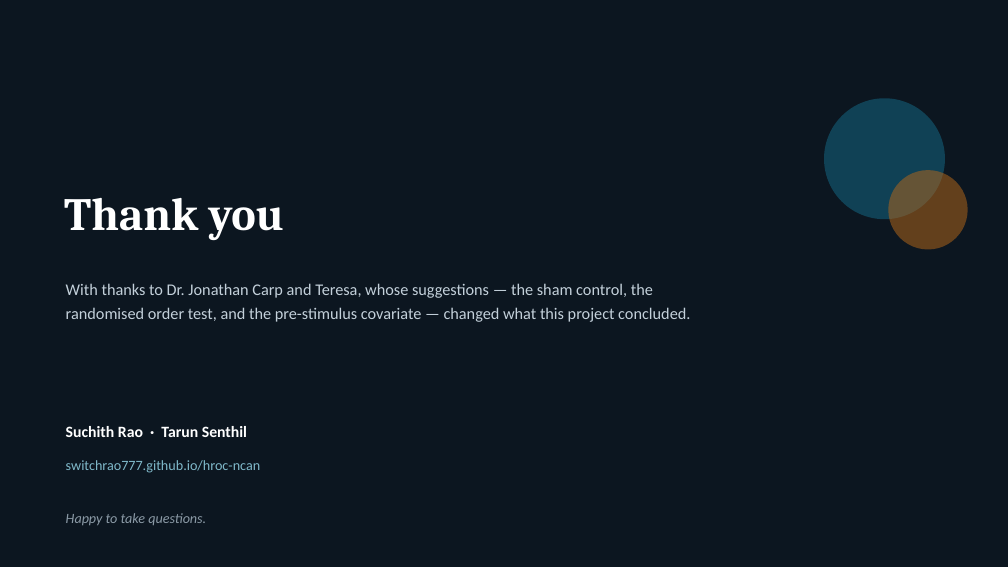
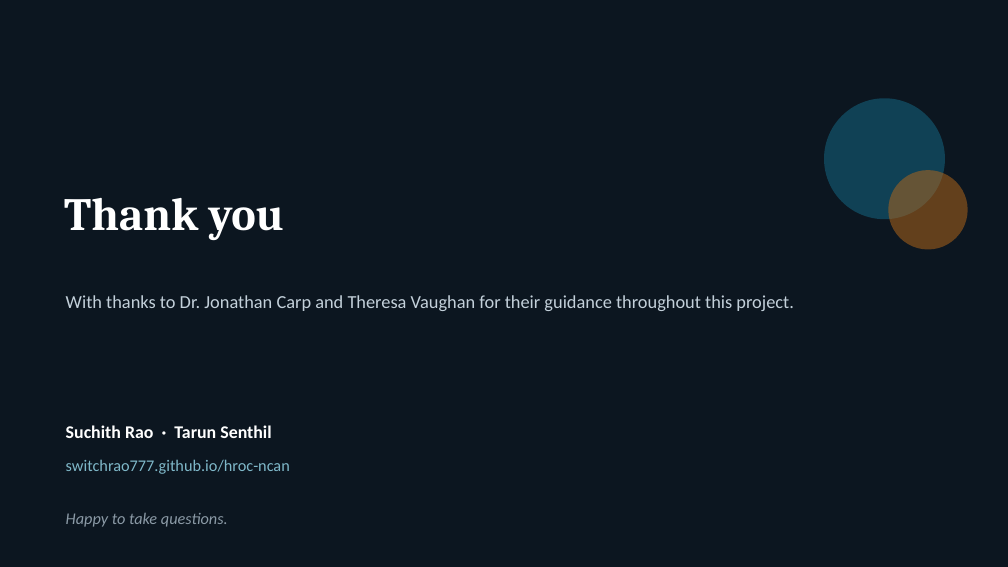
Before and after one commit to switchrao777/hroc-ncan, a slide deck: slide 34 of slides/HROC_Team_Presentation.pptx. Drawn at 1008x567 pixels with LibreOffice and Linux fonts; fonts in the diff are those of the drawing. Boxes give left, top, right and bottom in pixels: in the first picture for what was removed or moved away, otherwise in the second. Text is boxed around its words. In the diff, an @@ line names an element or a change of style, - is before the commit and + after.

```diff
--- a/slides/HROC_Team_Presentation.pptx
+++ b/slides/HROC_Team_Presentation.pptx
@@ text at [66,295,793,311]: text changed; size 15.5 to 17.5 pt @@
-With thanks to Dr. Jonathan Carp and Teresa, whose suggestions — the sham control, the
-randomised order test, and the pre-stimulus covariate — changed what this project concluded.
+With thanks to Dr. Jonathan Carp and Theresa Vaughan for their guidance throughout this project.
@@ text "Suchith Rao · Tarun Senthil" at [66,425,271,438]: size 15 to 17 pt @@
@@ text "switchrao777.github.io/hroc-ncan" at [66,459,290,474]: size 13.5 to 15.5 pt @@
@@ text "Happy to take questions." at [66,513,228,527]: size 13.5 to 15.5 pt @@
```
Also in this commit, not shown: 32 other slides changed, 1 slide added, 1 slide removed, 31 other files.
